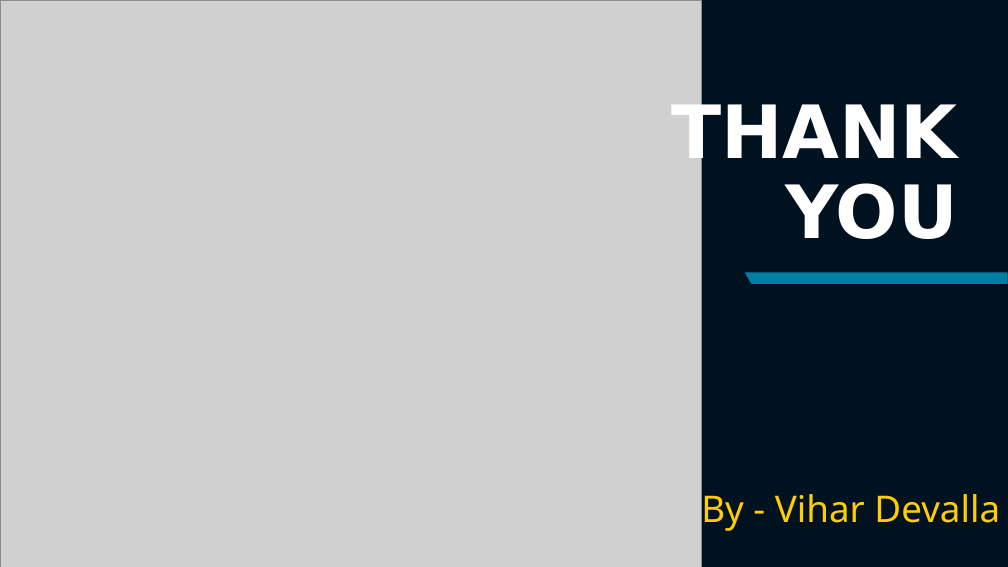
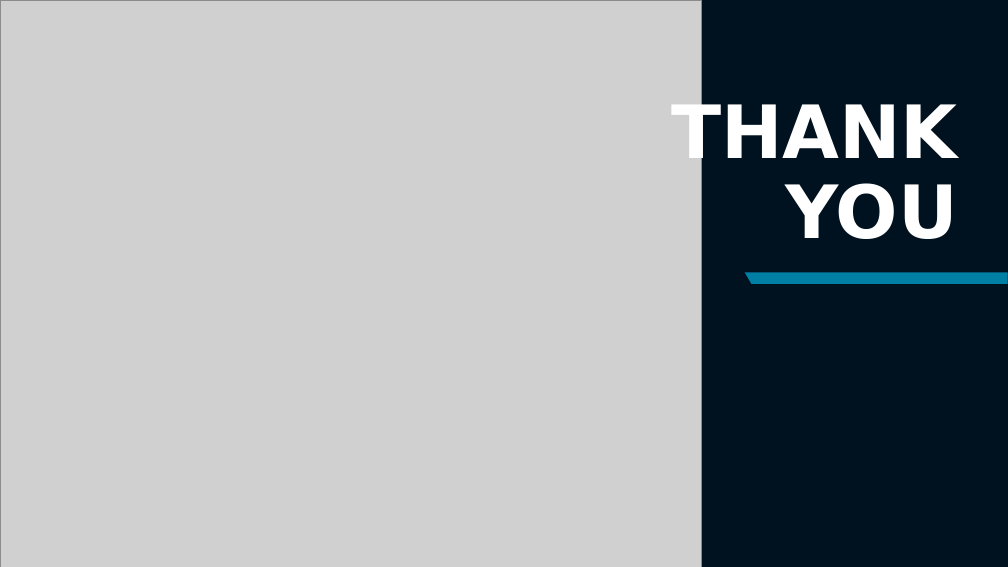
Before and after one commit to HackerSpace-PESU/fakenews-classifier, a slide deck: slide 11 of FinalProject.pptx (slide 10 before the commit). Drawn at 1008x567 pixels with LibreOffice and Linux fonts; fonts in the diff are those of the drawing; grey boxes stand for pictures. Boxes give left, top, right and bottom in pixels: in the first picture for what was removed or moved away, otherwise in the second. Text is boxed around its words. In the diff, an @@ line names an element or a change of style, - is before the commit and + after.

```diff
--- a/FinalProject.pptx
+++ b/FinalProject.pptx
@@ text removed at (x1=701, y1=488, x2=1000, y2=532) @@
-By - Vihar Devalla
```
Also in this commit, not shown: 8 other slides changed, 1 slide added.
